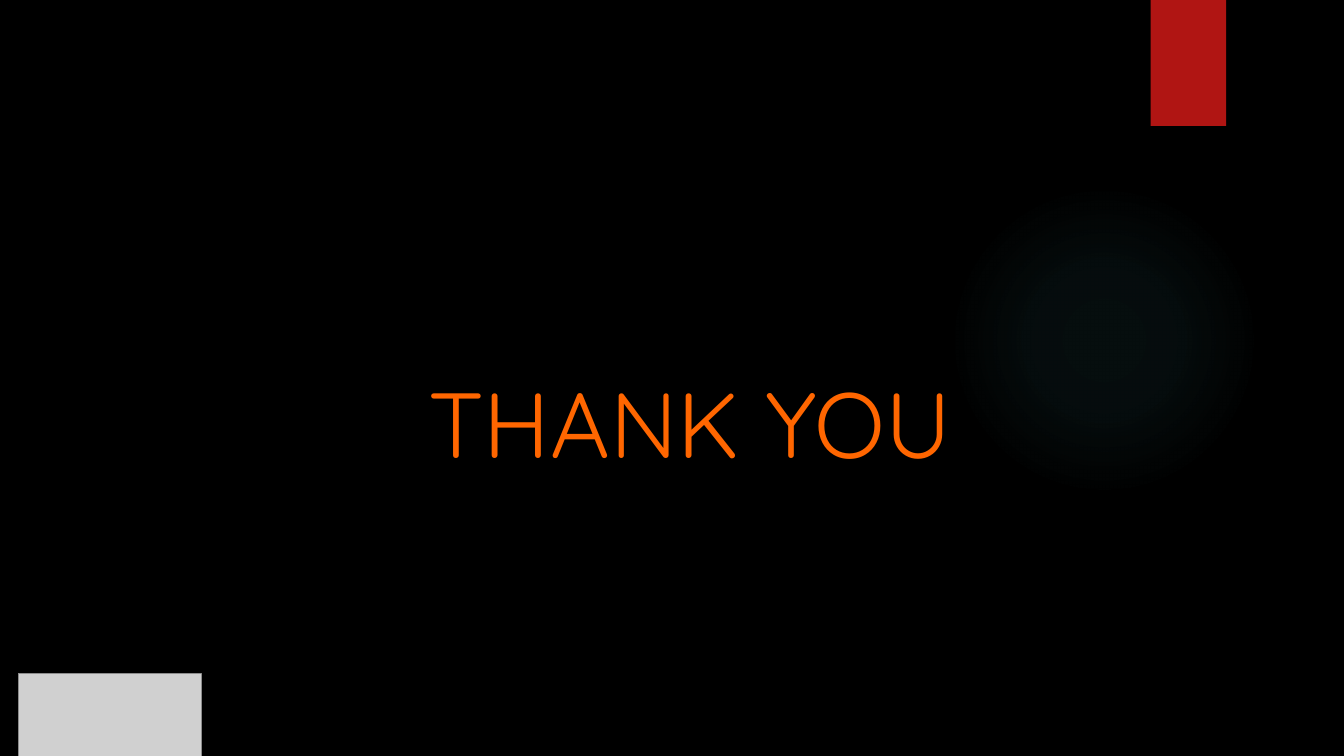
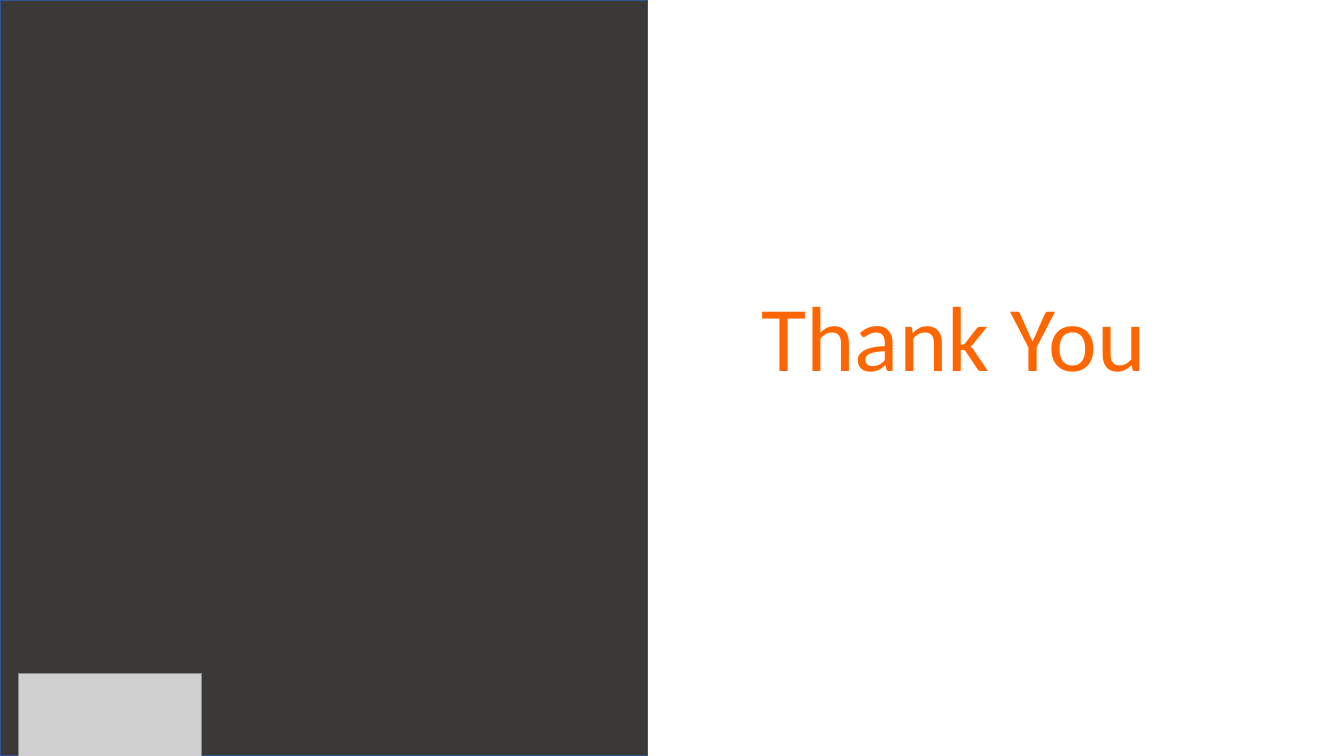
Before and after one commit to m-odeh/G2M-Data-Glacier-Internship-, a slide deck: slide 12 of G2M_Case_Study_ Final .pptx. Drawn at 1344x756 pixels with LibreOffice and Linux fonts; fonts in the diff are those of the drawing; grey boxes stand for pictures; background and template pictures are left out. Boxes give left, top, right and bottom in pixels: in the first picture for what was removed or moved away, otherwise in the second. Text is boxed around its words. In the diff, an @@ line names an element or a change of style, - is before the commit and + after.

```diff
--- a/G2M_Case_Study_ Final .pptx
+++ b/G2M_Case_Study_ Final .pptx
@@ background picture (left out) to #FFFFFF @@
@@ rectangle added at [0,0,647,756], fill #3B3838, outline #325491 1 pt @@
@@ rectangle removed at [1150,0,1226,126] @@
@@ ellipse removed at [949,185,1259,495] @@
@@ subtitle at [761,307,1145,372]: text changed; font Quicksand to Calibri @@
-THANK YOU
+Thank You
```
Also in this commit, not shown: 11 other slides changed.
